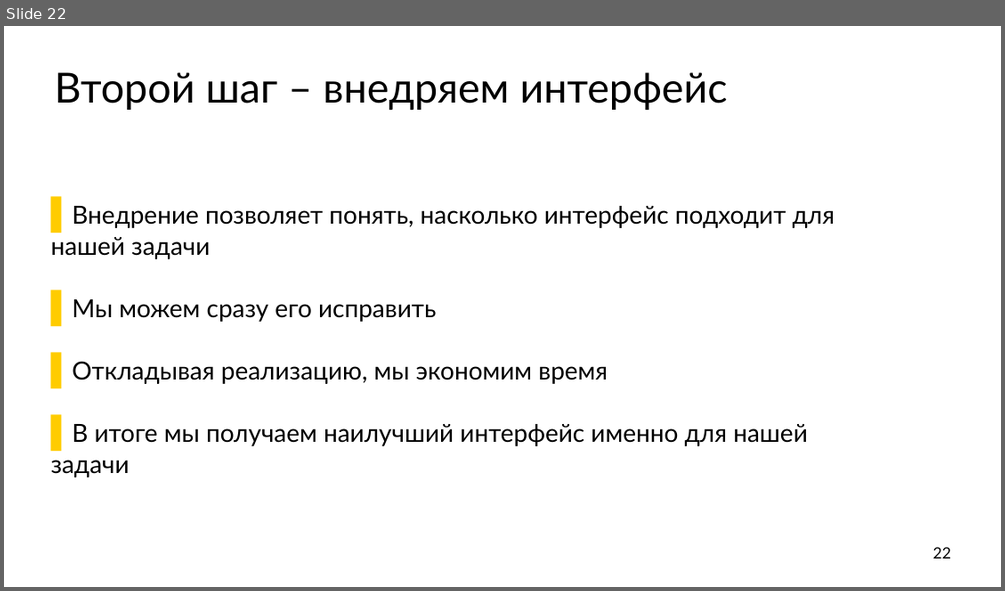
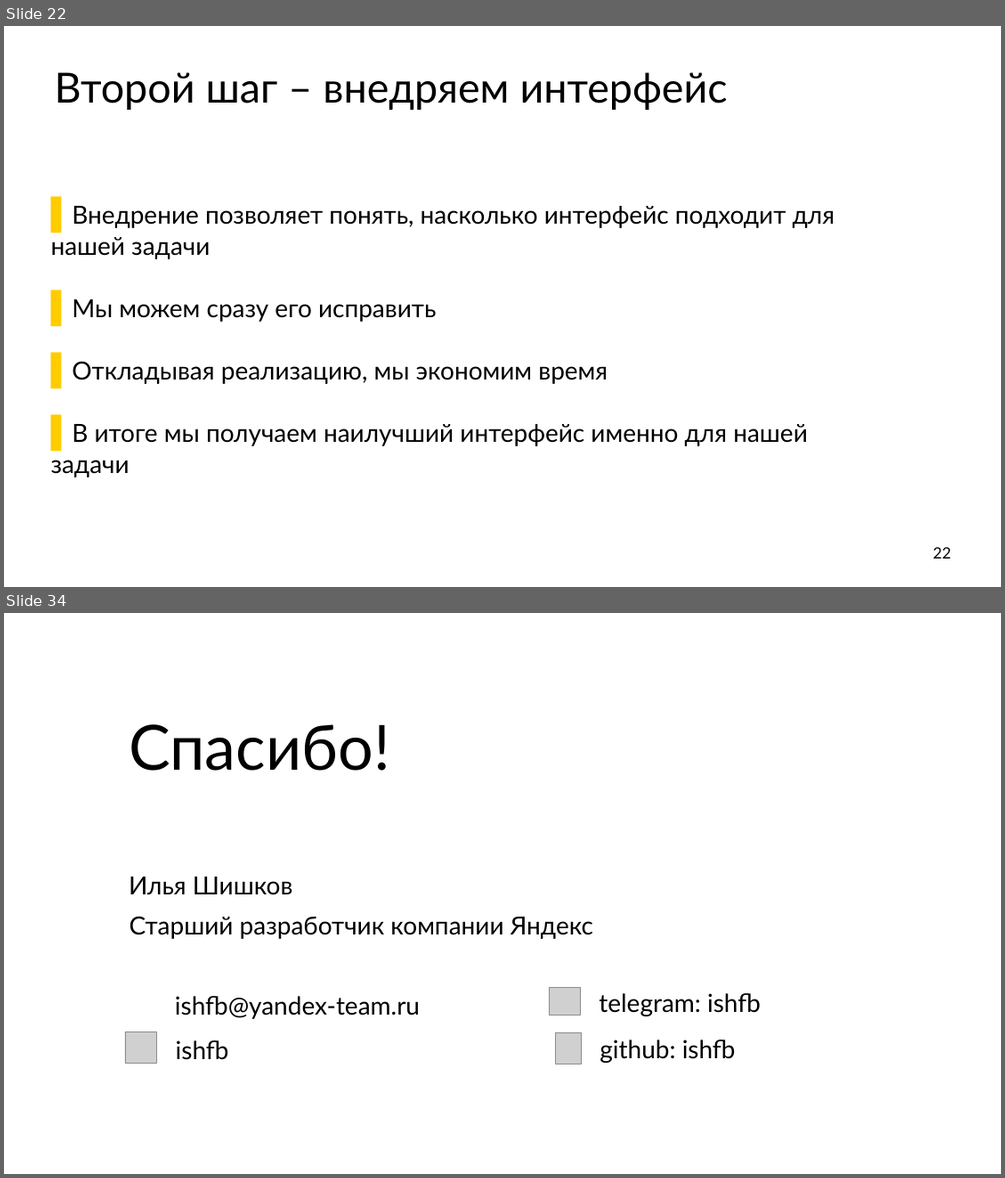
Before and after one commit to ishfb/secr2017, a slide deck: slides.pptx. Shown one above the other, each under a label of ours: slide 22 before the commit, slides 22 and 34 after it; the slides between them are not shown. The pictures are 1005x591 and 1005x1178 pixels, drawn with LibreOffice and Linux fonts; fonts in the diff are those of the drawing; grey boxes stand for pictures; background and template pictures are left out. Boxes give left, top, right and bottom in pixels: in the first picture for what was removed or moved away, otherwise in the second. Text is boxed around its words. In the diff, an @@ line names an element or a change of style, - is before the commit and + after.

```diff
--- a/slides.pptx
+++ b/slides.pptx
@@ slide 34 added at (x1=4, y1=613, x2=1001, y2=1174), background #FFFFFF @@
@@ text added at (x1=129, y1=724, x2=390, y2=771), 120 pt, text #000000 @@
+Спасибо!
@@ text added at (x1=129, y1=876, x2=293, y2=895), 48 pt, text #000000 @@
+Илья Шишков
@@ text added at (x1=129, y1=916, x2=593, y2=939), 48 pt, text #000000 @@
+Старший разработчик компании Яндекс
@@ rectangle added at (x1=548, y1=982, x2=582, y2=1018), fill #FFFFFF @@
@@ text added at (x1=175, y1=996, x2=420, y2=1019), 48 pt, text #000000 @@
+ishfb@yandex-team.ru
@@ picture added at (x1=549, y1=988, x2=580, y2=1015) @@
@@ text added at (x1=599, y1=993, x2=760, y2=1016), 48 pt, text #000000 @@
+telegram: ishfb
@@ rectangle added at (x1=123, y1=1030, x2=158, y2=1065), fill #FFFFFF @@
@@ picture added at (x1=125, y1=1031, x2=156, y2=1062) @@
@@ rectangle added at (x1=548, y1=1030, x2=582, y2=1065), fill #FFFFFF @@
@@ picture added at (x1=556, y1=1032, x2=581, y2=1063) @@
@@ text added at (x1=599, y1=1039, x2=736, y2=1062), 48 pt, text #000000 @@
+github: ishfb
@@ text added at (x1=176, y1=1040, x2=229, y2=1060), 48 pt, text #000000 @@
+ishfb
```
Also in this commit, not shown: 2 slides changed, 11 other slides added, 1 slide removed, 1 other file.
